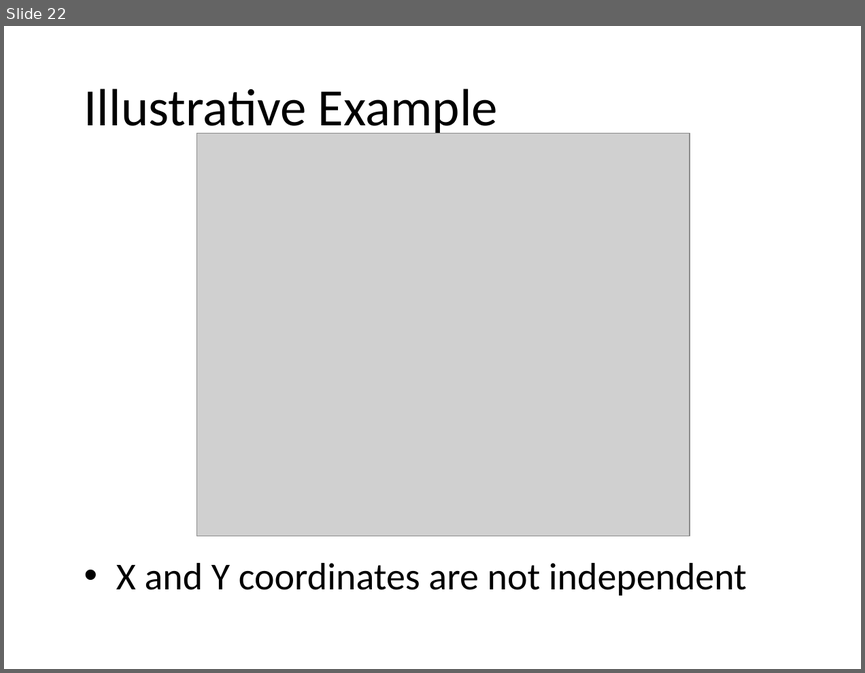
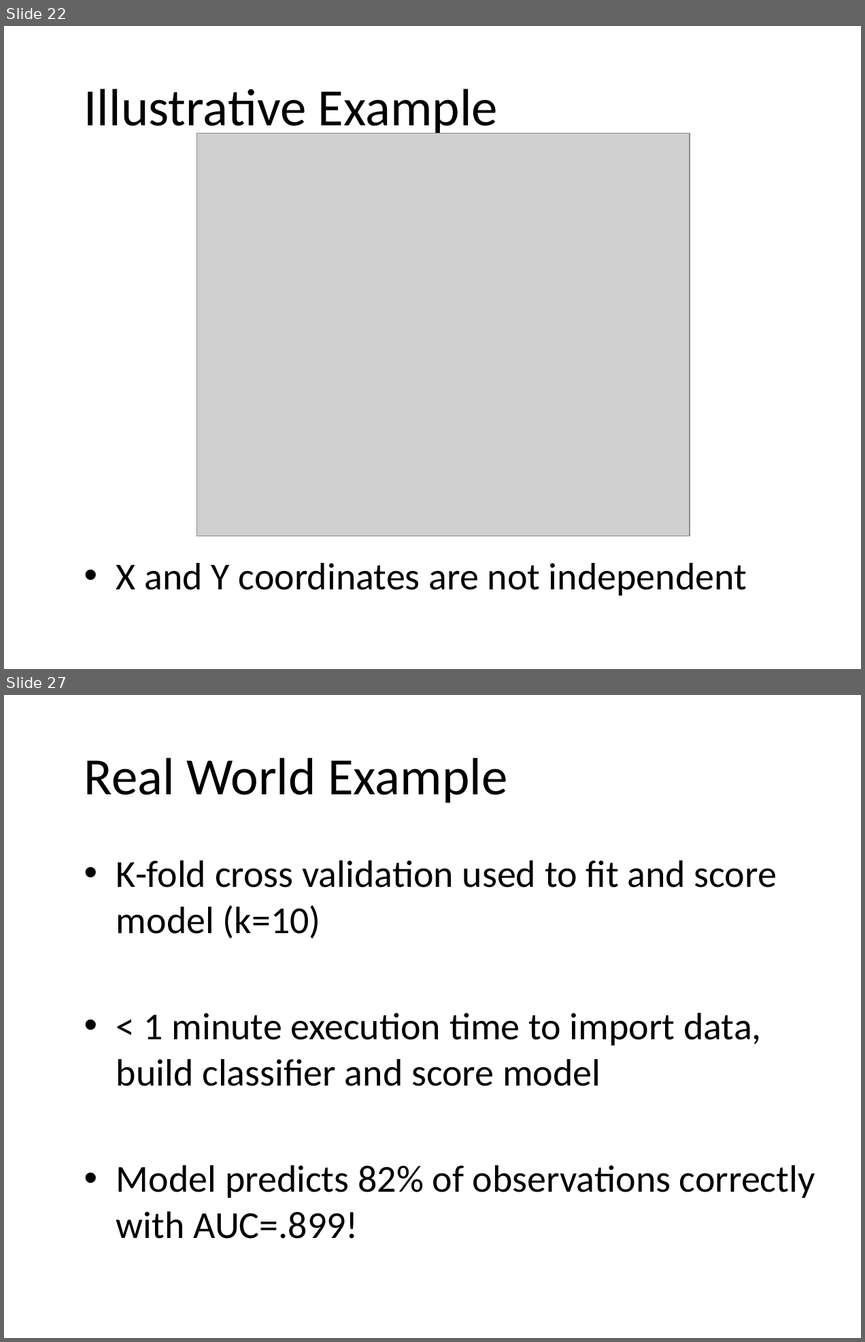
Before and after one commit to adam-m-mcelhinney/MCS507_Final_Project, a slide deck: Presentation/Bayesian Classifiers in Python.pptx. Shown one above the other, each under a label of ours: slide 22 before the commit, slides 22 and 27 after it; the slides between them are not shown. The pictures are 865x673 and 865x1342 pixels, drawn with LibreOffice and Linux fonts; fonts in the diff are those of the drawing; grey boxes stand for pictures; background and template pictures are left out. Boxes give left, top, right and bottom in pixels: in the first picture for what was removed or moved away, otherwise in the second. Text is boxed around its words. In the diff, an @@ line names an element or a change of style, - is before the commit and + after.

```diff
--- a/Presentation/Bayesian Classifiers in Python.pptx
+++ b/Presentation/Bayesian Classifiers in Python.pptx
@@ slide 27 added at box(4, 695, 861, 1338), background picture (left out) @@
@@ title added at box(84, 758, 507, 803), 44 pt, text #000000 @@
+Real World Example
@@ text added at box(116, 860, 815, 1238), 32 pt, text #000000 @@
+• K-fold cross validation used to fit and score model (k=10)
+• < 1 minute execution time to import data, build classifier and score model
+• Model predicts 82% of observations correctly with AUC=.899!
```
Also in this commit, not shown: 2 slides changed, 3 other slides added, 22 other files.
